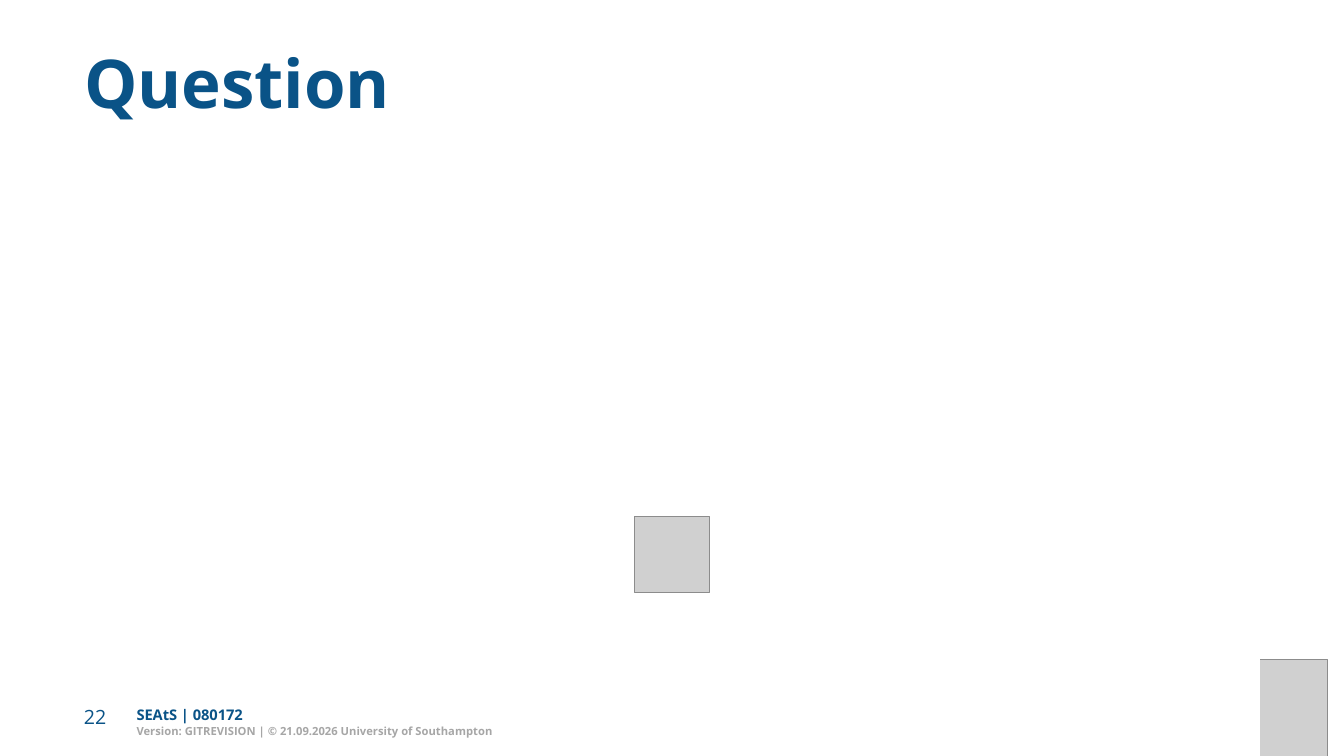
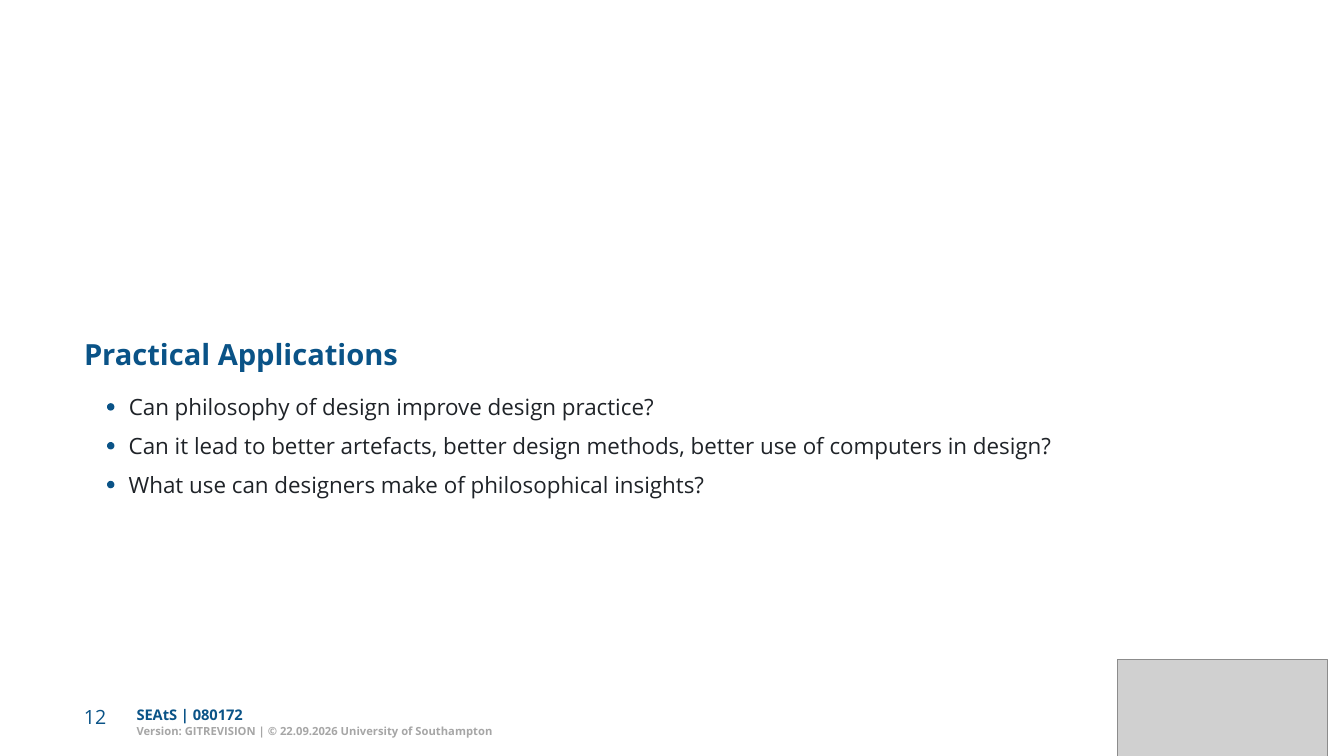
Before and after one commit to Dr-AlHashimy/Module_AICE2005_2627, a slide deck: slide 12 of html/COMP-_L1.2_Lecture.pptx (slide 22 before the commit). Drawn at 1344x756 pixels with LibreOffice and Linux fonts; fonts in the diff are those of the drawing; grey boxes stand for pictures. Boxes give left, top, right and bottom in pixels: in the first picture for what was removed or moved away, otherwise in the second. Text is boxed around its words. In the diff, an @@ line names an element or a change of style, - is before the commit and + after.

```diff
--- a/html/COMP-_L1.2_Lecture.pptx
+++ b/html/COMP-_L1.2_Lecture.pptx
@@ text removed at (84,57,390,120) @@
-Question
@@ freeform shape removed at (84,152,1260,756) @@
@@ text added at (84,343,398,372), 20.8 pt, text #0A5387, bold @@
+Practical Applications
@@ freeform shape added at (107,403,114,410), fill #0A5387 @@
@@ text added at (129,398,654,421), 16 pt, text #1F2328 @@
+Can philosophy of design improve design practice?
@@ freeform shape added at (107,443,114,450), fill #0A5387 @@
@@ text added at (129,437,1051,459), 16 pt, text #1F2328 @@
+Can it lead to better artefacts, better design methods, better use of computers in design?
@@ text added at (129,476,704,498), 16 pt, text #1F2328 @@
+What use can designers make of philosophical insights?
@@ freeform shape added at (107,481,114,488), fill #0A5387 @@
@@ picture removed at (634,516,710,592) @@
@@ text at (84,709,106,724): text changed @@
-22
+12
```
Also in this commit, not shown: 2 other slides changed, 14 slides added, 20 slides removed, 5 other files.
